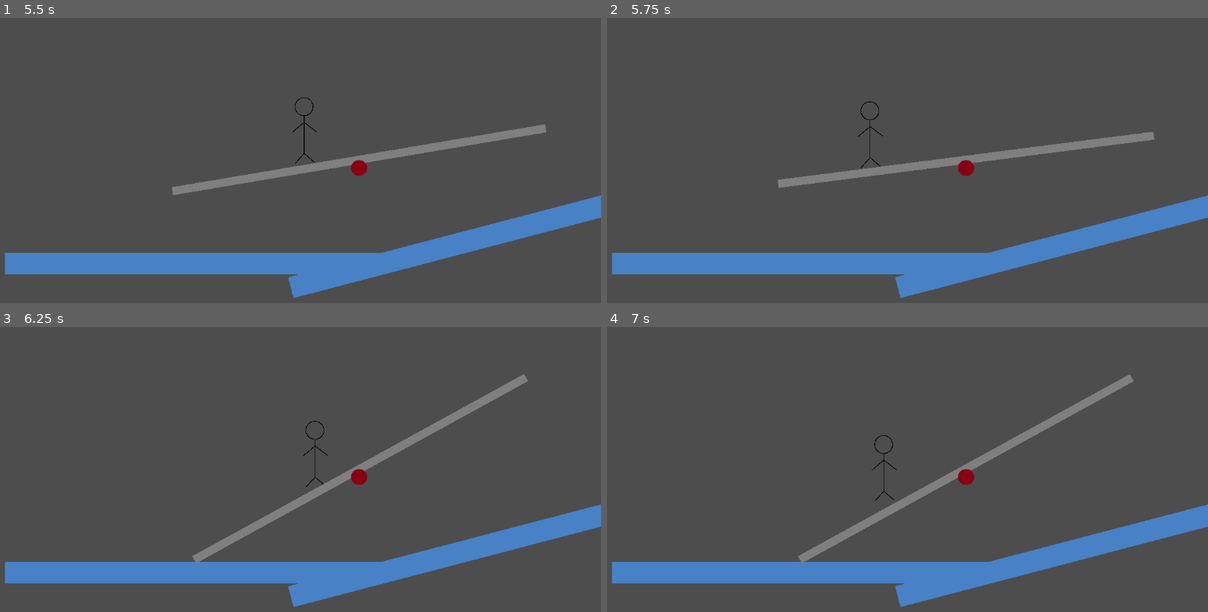
Above: before the commit, frames 1-4 (two rows, left to right).
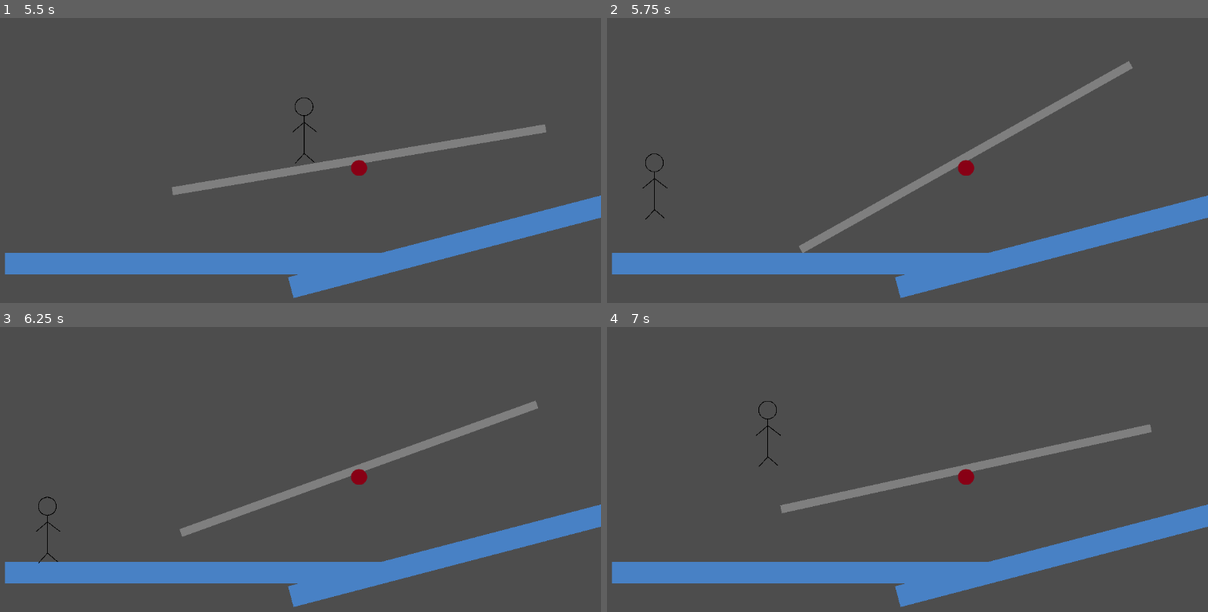
Above: after the commit, the same moments.

Repository: JuvenalSantiso/GameJam_TIRO
Game: Godot game, scene res://ui/main_menu.tscn
The game is run twice, just before and just after one commit, with the same random seed, the same clock (stepped at 60 frames per second) and the same inputs.
Inputs:
- Up to frame 1 (5.5 s): click "Time Is Running Out" at 0.5 s; tap Enter at 1.25 s; hold D (right) 1.28-2.78 s; tap K (grab) every 0.75 s from 1.35 to 5.1 s; tap Space (jump) at 1.52, 2.27, 3.77, 4.52, 5.27 s; hold A (left) 2.78-3.53 s; hold D (right) 3.53-5.03 s; hold A (left) from 5.03 s (still down)
- Up to frame 2 (5.75 s): keep holding A (left)
- Up to frame 3 (6.25 s): release A (left) at 5.78 s; hold D (right) from 5.78 s (still down); tap K (grab) at 5.85 s
- Up to frame 4 (7 s): release D (right) at 6.53 s; hold A (left) from 6.53 s (still down); tap K (grab) at 6.6 s; tap Space (jump) at 6.77 s

Frame 1 is identical in both runs. In frame 2, 3.5% of the frame differs, in the area x 5-92%, y 15-83%; in frame 3, 3.2%; in frame 4, 3.5%.
Error after the commit: Invalid call. Nonexistent function 'reset_balance' in base 'Node2D'. (res://globals/GameManager.gd:19)

Commit message:
Cleaning logs and reset the seesaw

Diff:
--- a/globals/GameManager.gd
+++ b/globals/GameManager.gd
@@ -15,6 +15,8 @@
 		pl.reset_player()
 	for bx in get_tree().get_nodes_in_group("boxes"):
 		bx.reset_box()
+	for ssw in get_tree().get_nodes_in_group("seesaw"):
+		ssw.reset_balance()
 
 	spawn_player()
 
--- a/items/balance_platform.tscn
+++ b/items/balance_platform.tscn
@@ -1,6 +1,7 @@
-[gd_scene load_steps=6 format=3 uid="uid://cxe5b5m7by8xe"]
+[gd_scene load_steps=7 format=3 uid="uid://cxe5b5m7by8xe"]
 
 [ext_resource type="Texture2D" uid="uid://b00ayrckfkxdc" path="res://resources/platform.png" id="1_3gj61"]
+[ext_resource type="Script" path="res://items/balance_platform.gd" id="1_6ask8"]
 [ext_resource type="Texture2D" uid="uid://dn7tnd0wcg6ht" path="res://resources/joint.png" id="2_ewqus"]
 
 [sub_resource type="RectangleShape2D" id="RectangleShape2D_qok6x"]
@@ -11,7 +12,8 @@
 
 [sub_resource type="CircleShape2D" id="CircleShape2D_av244"]
 
-[node name="BalancePlatform" type="Node2D"]
+[node name="BalancePlatform" type="Node2D" groups=["seesaw"]]
+script = ExtResource("1_6ask8")
 
 [node name="A" type="RigidBody2D" parent="."]
 collision_layer = 16
--- a/levels/level_0.tscn
+++ b/levels/level_0.tscn
@@ -63,7 +63,7 @@
 position = Vector2(151, 317)
 
 [node name="DeathTimer" type="Timer" parent="."]
-wait_time = 20.0
+wait_time = 5.0
 autostart = true
 
 [node name="BalancePlatform" parent="." instance=ExtResource("2_dbtut")]
--- a/player/scripts/player.gd
+++ b/player/scripts/player.gd
@@ -60,7 +60,6 @@
 		if is_sticking:
 			is_sticking = false
 		else:
-			print(grabber_box)
 			global_position = grabber_box.global_position
 			is_sticking = true
 
@@ -70,10 +69,8 @@
 			var coll = get_slide_collision(idx_c).get_collider()
 			if coll.name == 'A':
 				if global_position.x > coll.global_position.x:
-					print("to positivo")
 					coll.apply_torque(PUSH_FORCE)
 				else:
-					print("to negativo")
 					coll.apply_torque(-PUSH_FORCE)
 	else:
 		global_position = grabber_box.global_position
@@ -103,13 +100,13 @@
 
 		if not is_sticking:
 			move_and_slide()
-
-
-
-			#if player.global_position.x > global_position.x:
-		#		apply_torque_impulse(-BOUNCE_FORCE)
-	#		else:
-			#	apply_torque_impulse(BOUNCE_FORCE)
+			for idx_c in get_slide_collision_count():
+				var coll = get_slide_collision(idx_c).get_collider()
+				if coll.name == 'A':
+					if global_position.x > coll.global_position.x:
+						coll.apply_torque(PUSH_FORCE)
+					else:
+						coll.apply_torque(-PUSH_FORCE)
 		else:
 			global_position = grabber_box.global_position
 			grabbed_box.do_push(direction)
@@ -139,7 +136,6 @@
 
 
 func _on_action_area_area_entered(area):
-	print(area)
 	if area.is_in_group("grabber_box"):
 		grabber_box = area
 		is_grabbable = true
